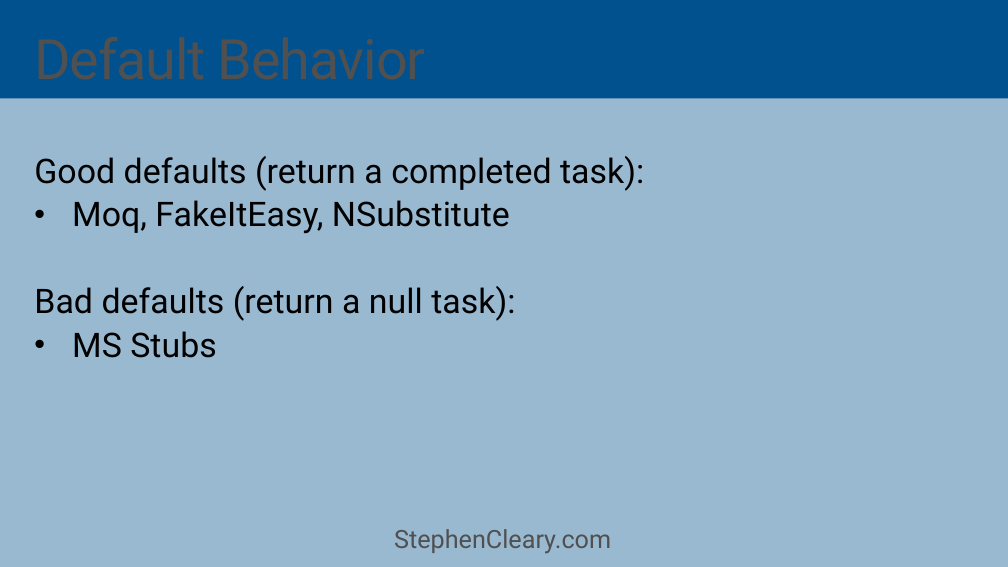
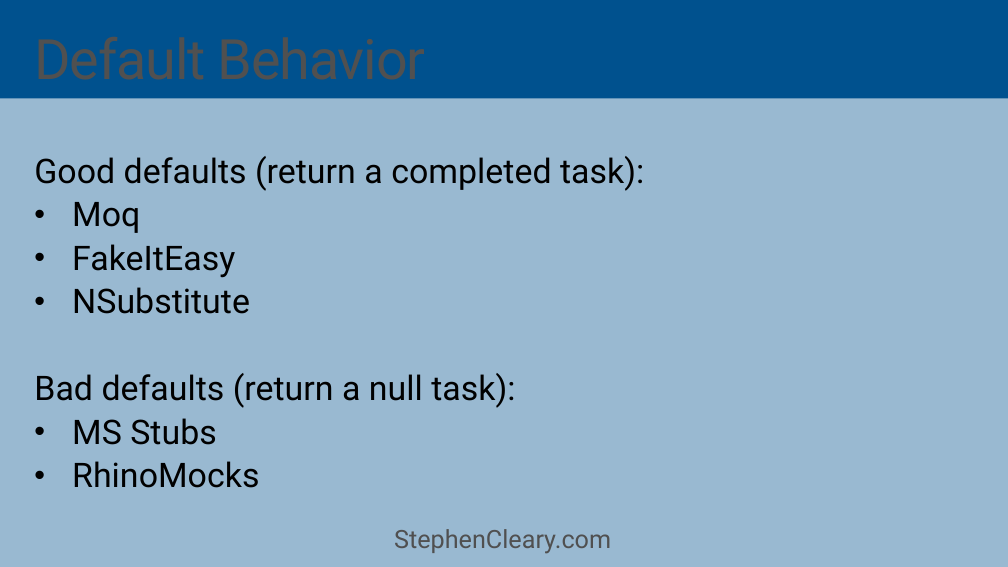
Before and after one commit to StephenCleary/Presentations, a slide deck: slide 26 of Async Unit Testing/Async Unit Testing - 16.9.pptx. Drawn at 1008x567 pixels with LibreOffice and Linux fonts; fonts in the diff are those of the drawing; background and template pictures are left out. Boxes give left, top, right and bottom in pixels: in the first picture for what was removed or moved away, otherwise in the second. Text is boxed around its words. In the diff, an @@ line names an element or a change of style, - is before the commit and + after.

Commit message:
Added RhinoMocks to async unit testing.

```diff
--- a/Async Unit Testing/Async Unit Testing - 16.9.pptx
+++ b/Async Unit Testing/Async Unit Testing - 16.9.pptx
@@ text at [72,202,250,314]: text changed @@
-• Moq, FakeItEasy, NSubstitute
+• Moq
+• FakeItEasy
+• NSubstitute
@@ text at [72,461,259,488]: paragraph added @@
+• RhinoMocks
```
Also in this commit, not shown: 1 other slide changed, 3 other files.
